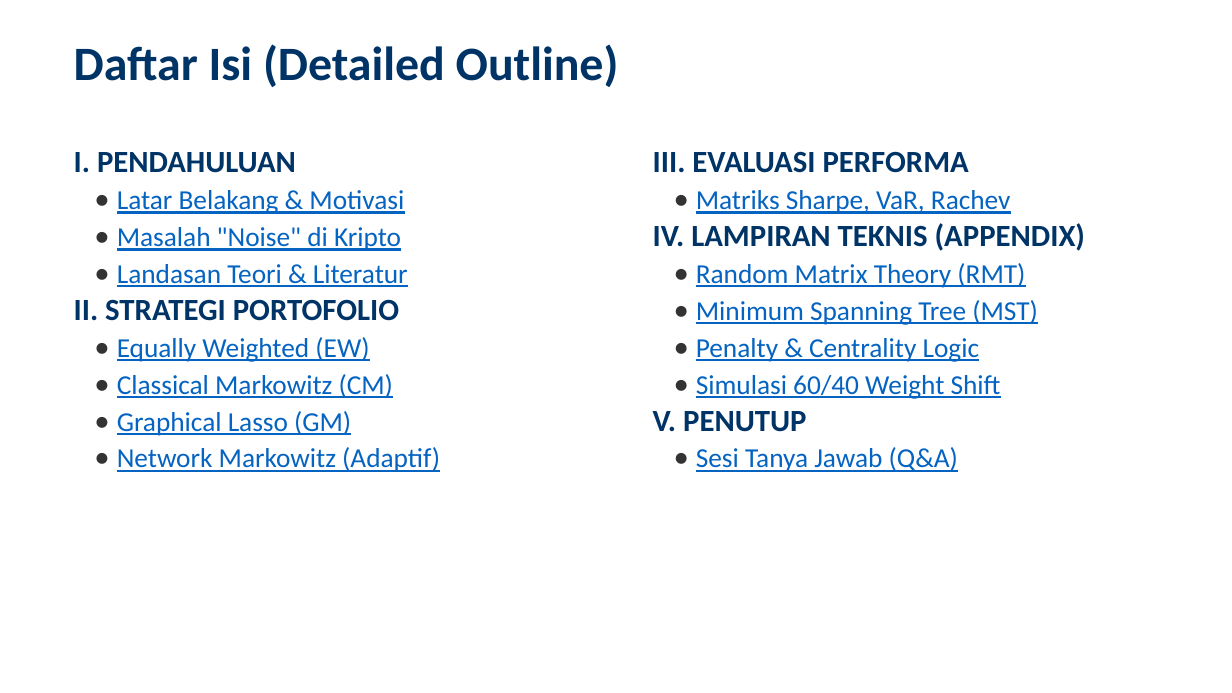
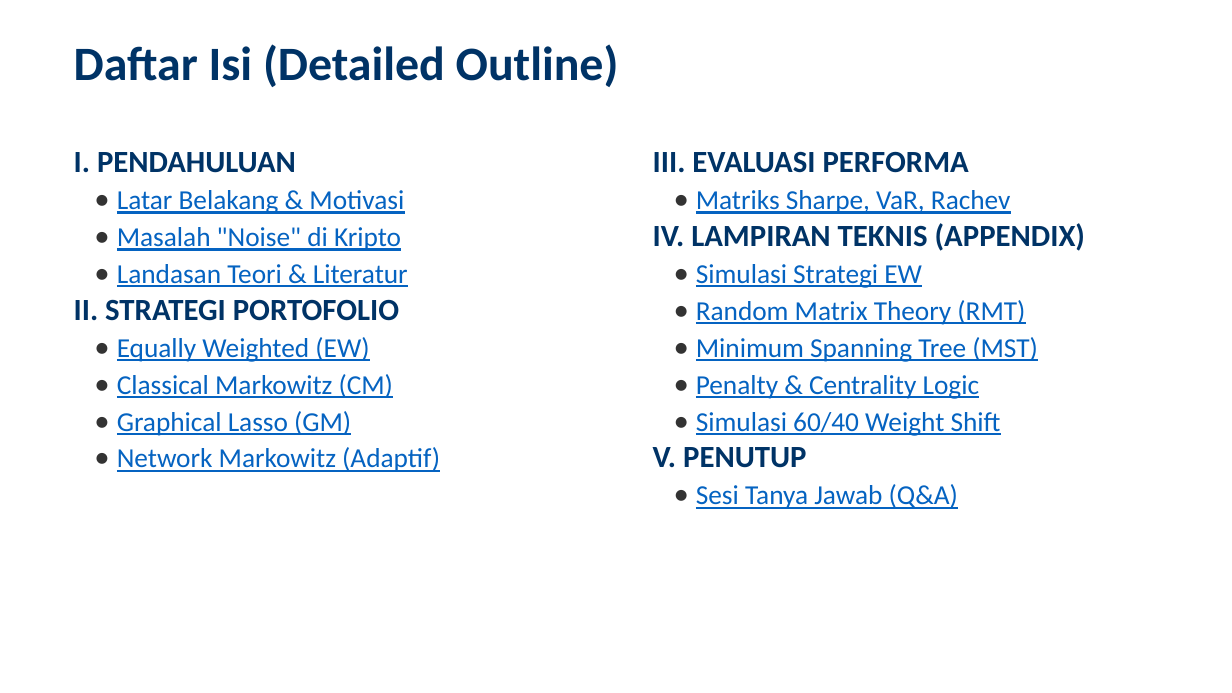
Before and after one commit to ragilrojo/RepoThesis, a slide deck: slide 2 of Presentasi_Proposal_Update.pptx. Drawn at 1232x693 pixels with LibreOffice and Linux fonts; fonts in the diff are those of the drawing. Boxes give left, top, right and bottom in pixels: in the first picture for what was removed or moved away, otherwise in the second. Text is boxed around its words. In the diff, an @@ line names an element or a change of style, - is before the commit and + after.

```diff
--- a/Presentasi_Proposal_Update.pptx
+++ b/Presentasi_Proposal_Update.pptx
@@ text at [696,264,922,288]: paragraph added @@
+• Simulasi Strategi EW
```
Also in this commit, not shown: 1 other file.
